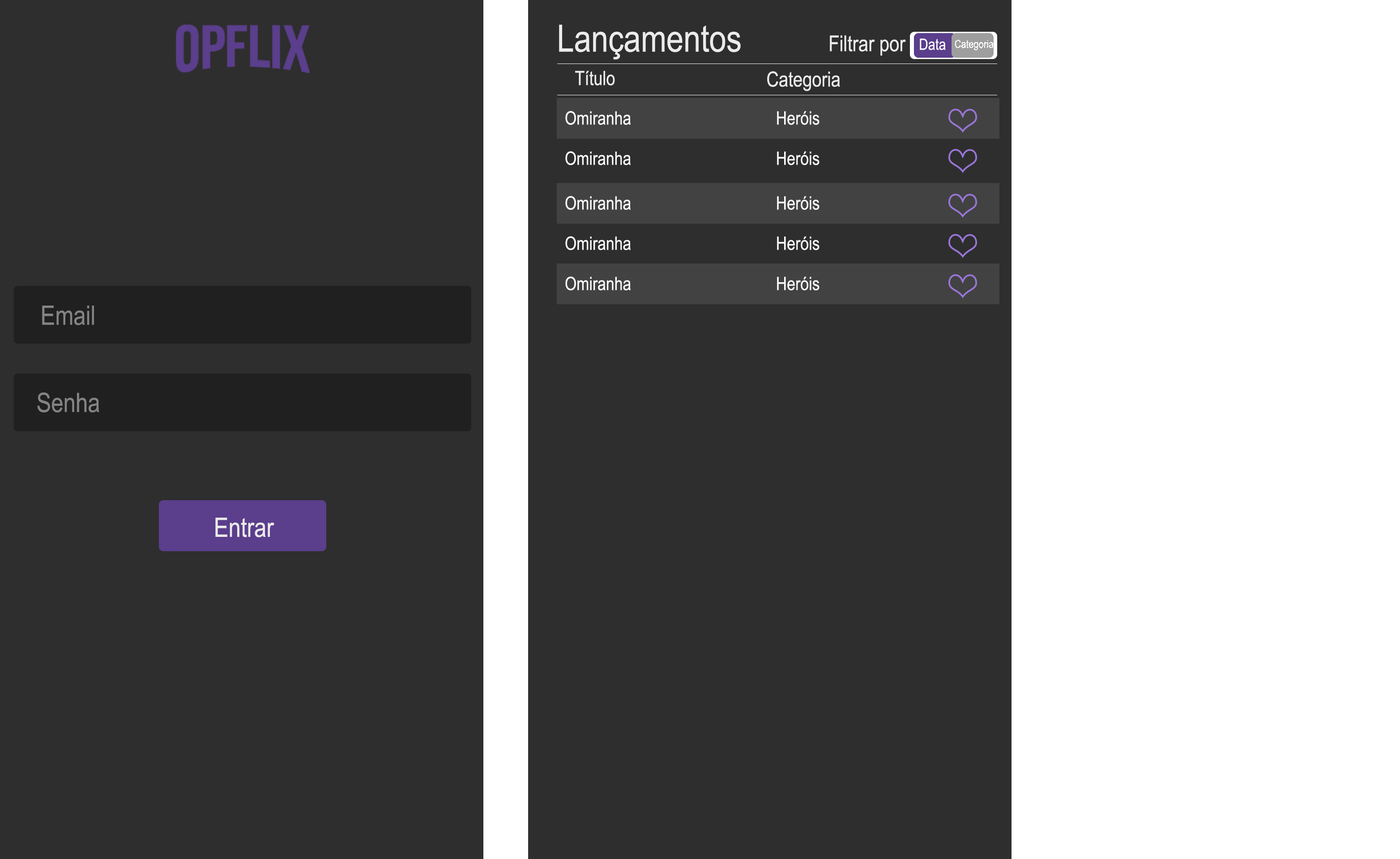
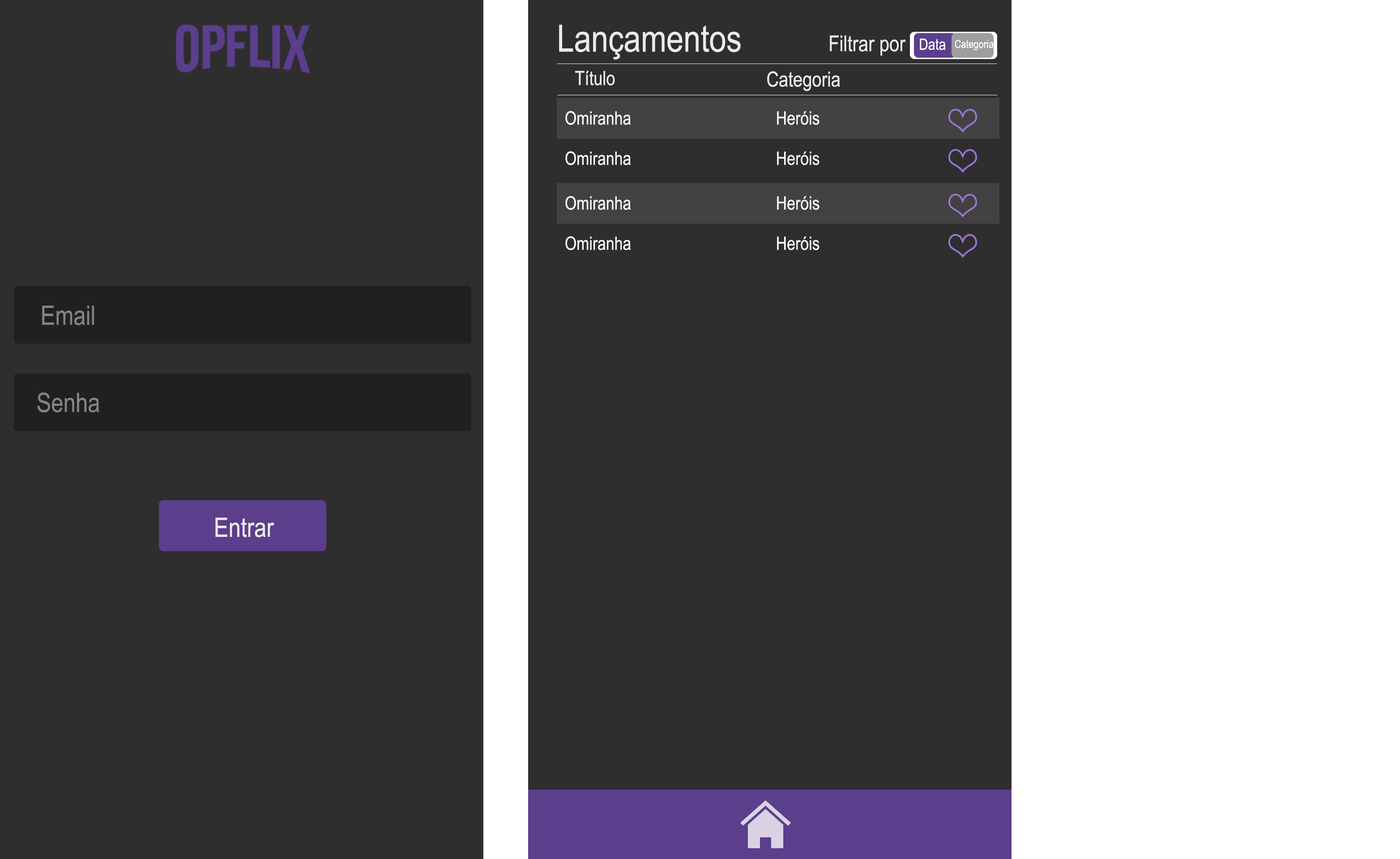
Layered file, before and after one edit (1400×859). Changes by layer:
removed group "listItem copiar 4" (4 layers) from group "ListarLancamentos" over <box>556,263,1000,305</box>
removed layer "Forma 2" (1st of 5, in "ListarLancamentos" › "listItem copiar 4") from group "listItem copiar 4" over <box>948,274,978,299</box>
removed layer "Heróis" (1st of 5, in "ListarLancamentos" › "listItem copiar 4") from group "listItem copiar 4" over <box>777,276,820,291</box>
removed layer "Omiranha" (1st of 5, in "ListarLancamentos" › "listItem copiar 4") from group "listItem copiar 4" over <box>565,276,631,291</box>
removed layer "Retângulo 1" (1st of 3, in "ListarLancamentos" › "listItem copiar 4") (was 38%) from group "listItem copiar 4" over <box>556,263,1000,305</box>
added group "BottomTabNav" with 2 layers in group "ListarLancamentos" over <box>528,790,1012,859</box>
added layer "home_icon" (77%) in group "BottomTabNav" over <box>740,800,791,849</box>
added layer "background" in group "BottomTabNav" over <box>528,790,1012,859</box>
painted on "Forma 2" (1st of 4, in "ListarLancamentos" › "listItem copiar 3") over <box>958,236,962,257</box>
painted on "Forma 2" (2nd of 4, in "ListarLancamentos" › "listItem copiar 2") over <box>958,196,962,217</box>
painted on "Forma 2" (3rd of 4, in "ListarLancamentos" › "listItem copiar") over <box>958,151,962,172</box>
painted on "Forma 2" (4th of 4, in "ListarLancamentos" › "listItem") over <box>958,111,962,132</box>
